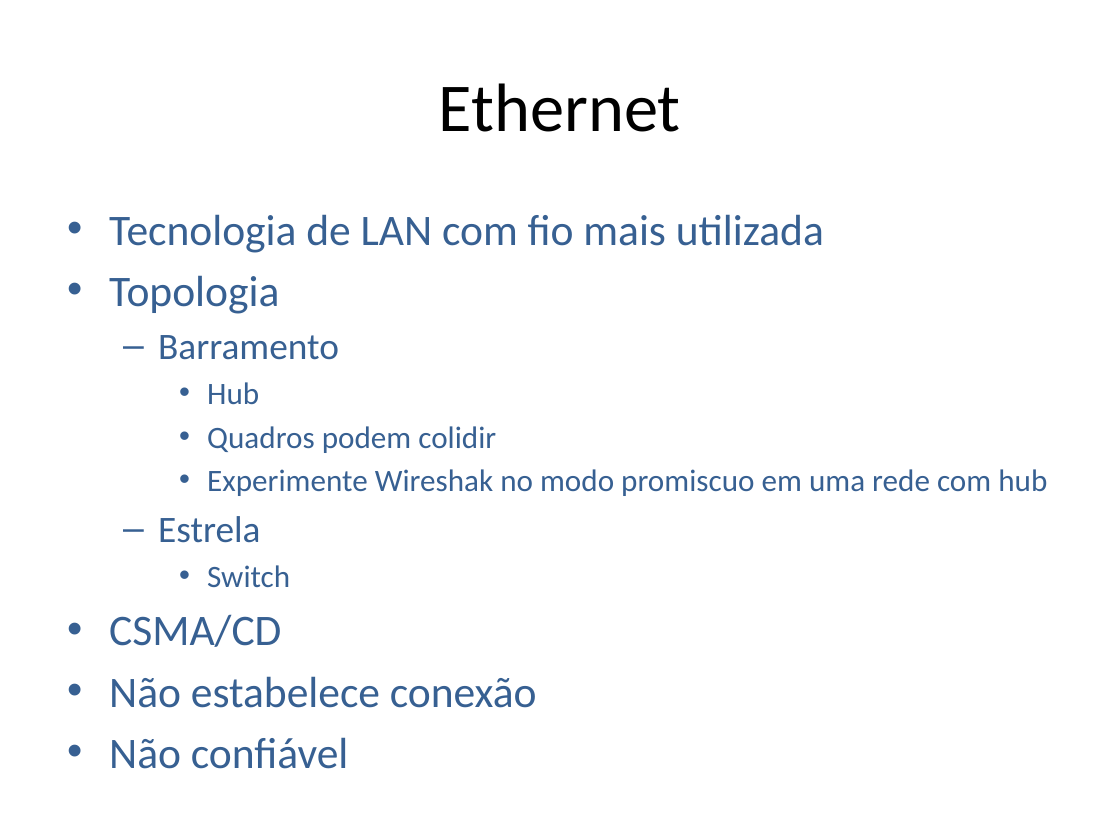
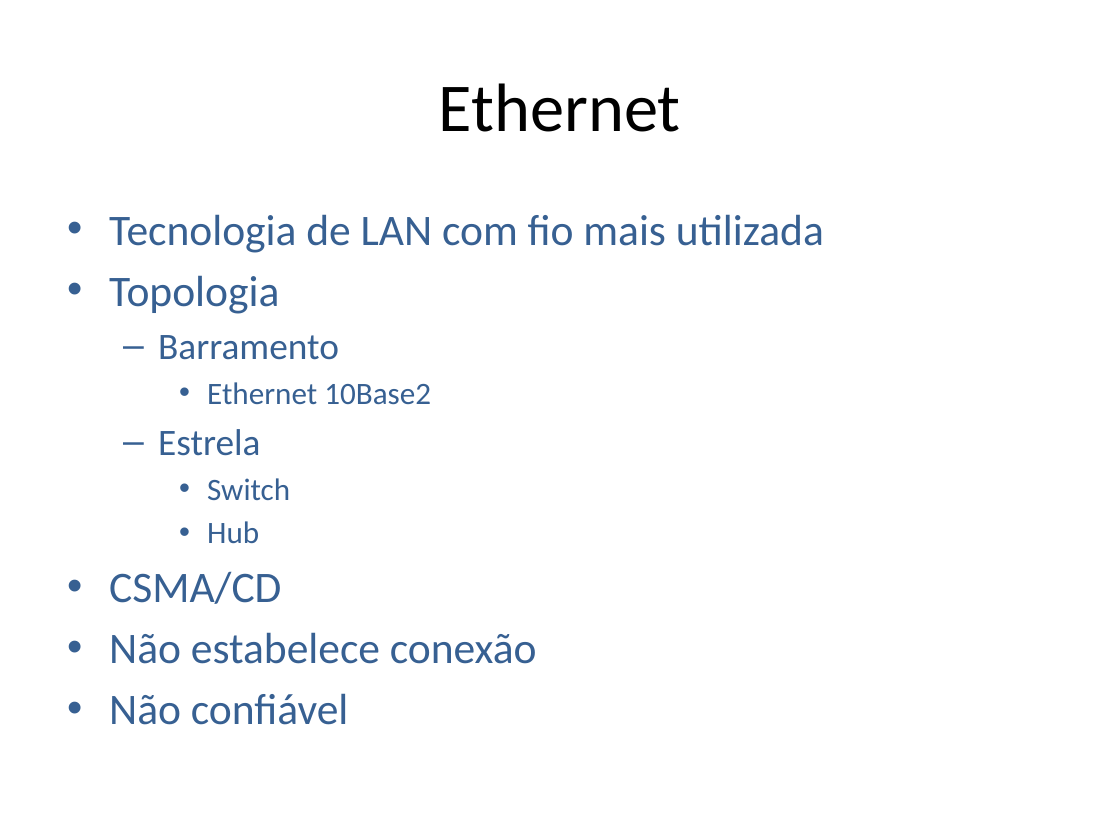
Before and after one commit to niviaquental/niviaquental.github.io, a slide deck: slide 16 of Presentations/Aula11-Enlace-Cabeado/11-Enlace-Cabeado.pptx. Drawn at 1120x840 pixels with LibreOffice and Linux fonts; fonts in the diff are those of the drawing; background and template pictures are left out. Boxes give left, top, right and bottom in pixels: in the first picture for what was removed or moved away, otherwise in the second. Text is boxed around its words. In the diff, an @@ line names an element or a change of style, - is before the commit and + after.

```diff
--- a/Presentations/Aula11-Enlace-Cabeado/11-Enlace-Cabeado.pptx
+++ b/Presentations/Aula11-Enlace-Cabeado/11-Enlace-Cabeado.pptx
@@ text at (207,382,431,405): text changed @@
-    • Hub
-    • Quadros podem colidir
-    • Experimente Wireshak no modo promiscuo em uma rede com hub
+    • Ethernet 10Base2
@@ text at (207,521,259,544): paragraph added @@
+    • Hub
```
Also in this commit, not shown: 2 other slides changed.
